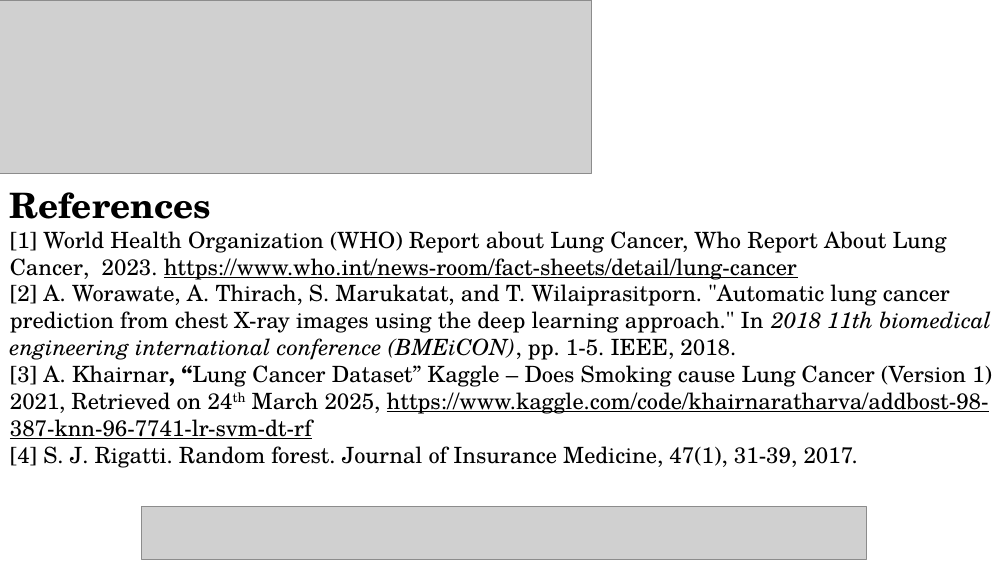
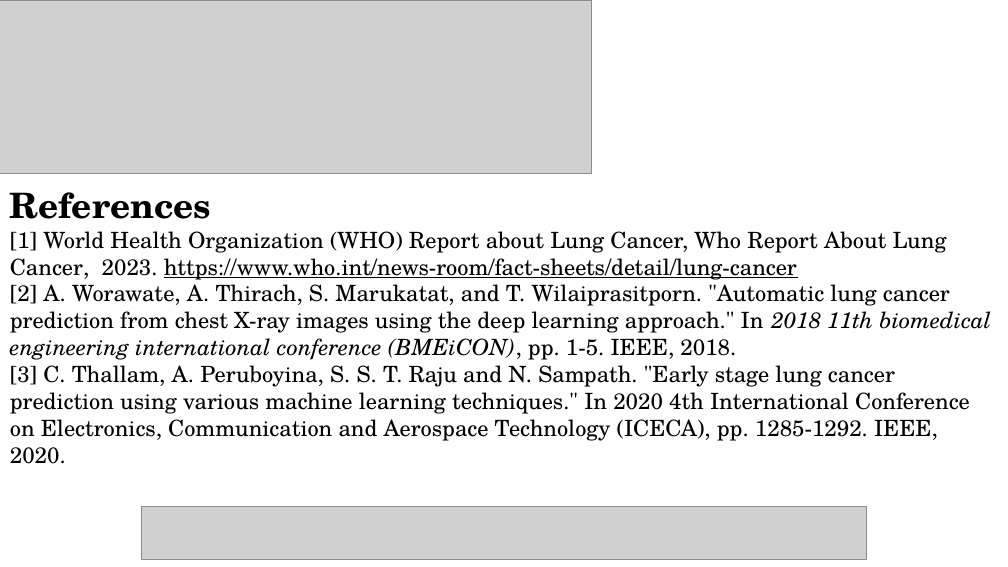
Before and after one commit to aadipoddar/Lung-Cancer-ML, a slide deck: slide 14 of Paper Presentation Template_NMITCON2025[1].ppt (slide 11 before the commit). Drawn at 1008x567 pixels with LibreOffice and Linux fonts; fonts in the diff are those of the drawing; grey boxes stand for pictures. Boxes give left, top, right and bottom in pixels: in the first picture for what was removed or moved away, otherwise in the second. Text is boxed around its words. In the diff, an @@ line names an element or a change of style, - is before the commit and + after.

```diff
--- a/Paper Presentation Template_NMITCON2025[1].ppt
+++ b/Paper Presentation Template_NMITCON2025[1].ppt
@@ text at (10,365,970,464): text changed @@
-[3] A. Khairnar, “Lung Cancer Dataset” Kaggle – Does Smoking cause Lung Cancer (Version 1) 2021, Retrieved on 24th March 2025, https://www.kaggle.com/code/khairnaratharva/addbost-98-387-knn-96-7741-lr-svm-dt-rf
-[4] S. J. Rigatti. Random forest. Journal of Insurance Medicine, 47(1), 31-39, 2017.
+[3] C. Thallam, A. Peruboyina, S. S. T. Raju and N. Sampath. "Early stage lung cancer prediction using various machine learning techniques." In 2020 4th International Conference on Electronics, Communication and Aerospace Technology (ICECA), pp. 1285-1292. IEEE, 2020.
```
Also in this commit, not shown: 4 other slides changed, 5 slides added, 1 other file.
